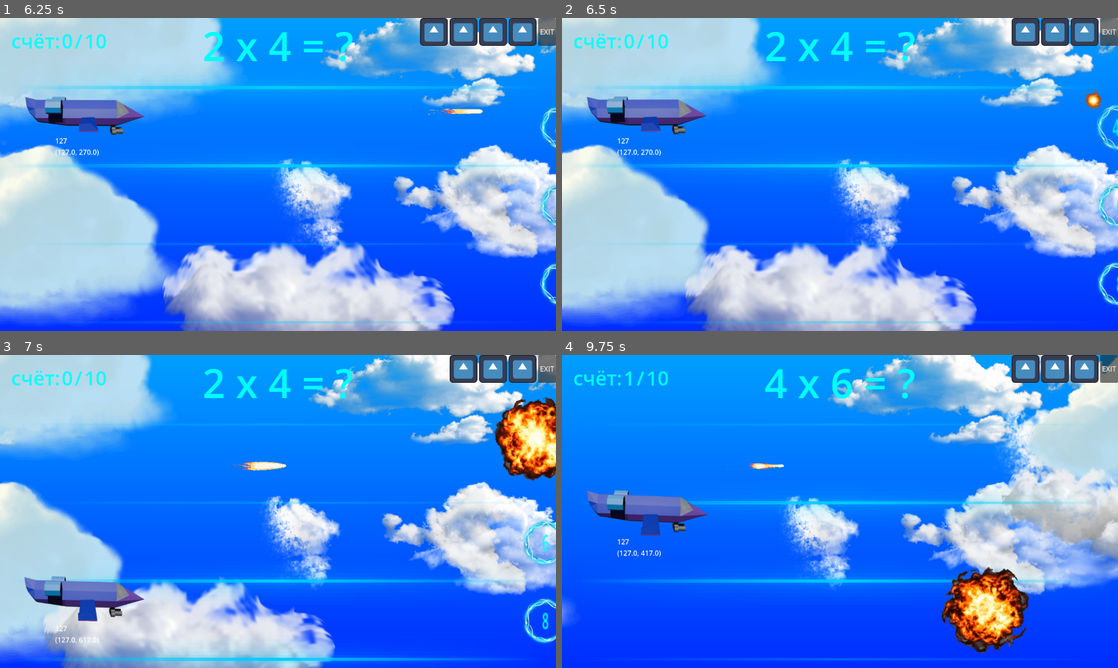
Above: before the commit, frames 1-4 (two rows, left to right).
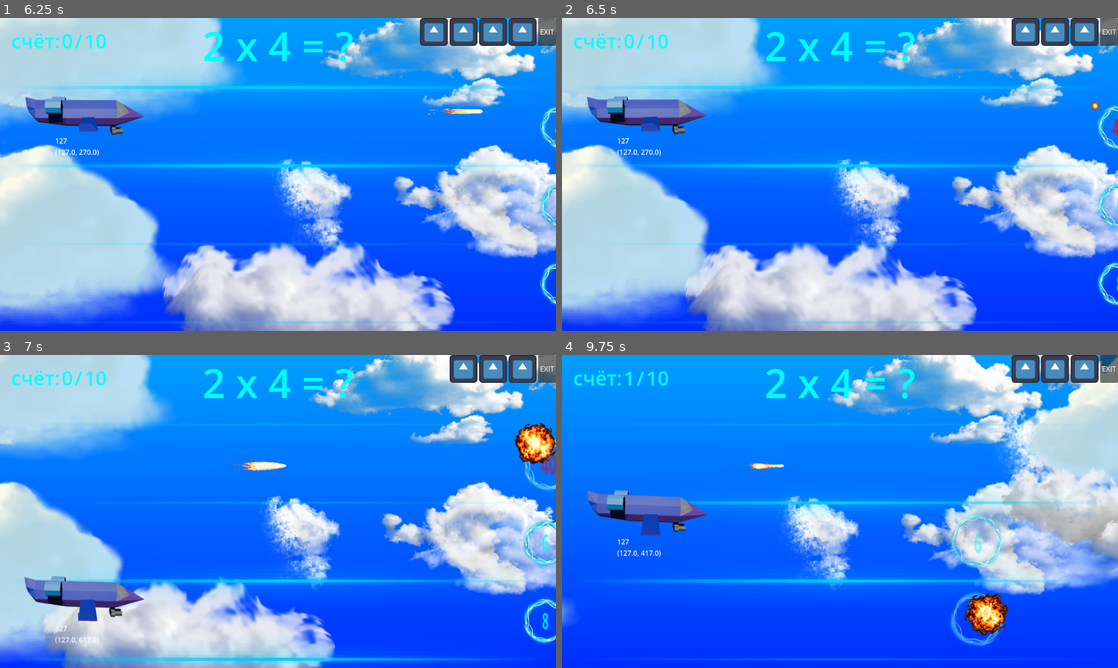
Above: after the commit, the same moments.

Repository: GGamezebo/quizmatik
Game: Godot game, scene res://main.tscn
Two runs of this game, one before a commit and one after it. Both use one fixed random seed, a clock stepped at 60 frames per second and the inputs below. The engine's default icon, where the game draws it, is replaced by a stand-in: a white triangle on a blue panel in a dark square.
Inputs:
- Up to frame 1 (6.25 s): click "Старт" at 0.5 s; click "Level 1" at 1.25 s; tap Enter at 2 s; hold Right (ui_right) 2.03-2.78 s; tap Space (shoot) at 2.1, 3.6, 5.1 s; hold Down (ui_down) 2.78-3.53 s; tap Tab at 2.85, 4.35, 5.85 s; hold Right (ui_right) 3.53-4.28 s; hold Up (ui_up) 4.28-5.03 s; hold Left (ui_left) from 5.03 s (still down)
- Up to frame 2 (6.5 s): keep holding Left (ui_left)
- Up to frame 3 (7 s): release Left (ui_left) at 6.53 s; hold Down (ui_down) from 6.53 s (still down); tap Space (shoot) at 6.6 s
- Up to frame 4 (9.75 s): release Down (ui_down) at 7.28 s; hold Right (ui_right) 7.28-8.03 s; tap Tab at 7.35, 8.85 s; hold Up (ui_up) 8.03-8.78 s; tap Space (shoot) at 8.1, 9.6 s; hold Right (ui_right) 8.78-9.53 s; hold Down (ui_down) from 9.53 s (still down)

Frame 1 is identical in both runs. In frame 2, 0.3% of the frame differs, in the area x 94-100%, y 23-42%; in frame 3, 2.4%; in frame 4, 3.9%, in the area x 36-85%, y 4-96%.

Commit message:
colors for right/wrong answer

Diff:
--- a/src/contexts/game_context/game_logic/game_manager/game_states/game_state.gd
+++ b/src/contexts/game_context/game_logic/game_manager/game_states/game_state.gd
@@ -60,20 +60,24 @@
 
 func _on_event_manager_ev_explosion(answer: Answer, _hit_point: Vector2) -> void:
 	if answer.value == question.correct_answer:
+		answer.right()
 		_process_correct_answer()
 	else:
 		var index: int = options.find(answer)
 		if index != -1:
 			options.remove_at(index)
 			_get_damage()
+		answer.fail()
 		answer.take_damage()
 
 func _on_air_plane_colladed(_air_plane: AirPlane, answer: Answer) -> void:
 	if answer.value == question.correct_answer:
+		answer.right()
 		_process_correct_answer()
 	else:
 		var index:int = options.find(answer)
 		if index != -1:
+			answer.fail()
 			_get_damage()
 			_kill_all_answers()
 
--- a/src/features/answer/answer.gd
+++ b/src/features/answer/answer.gd
@@ -4,10 +4,16 @@
 
 signal ev_killed(answer:Answer)
 
+@export var label: Label
+@export var animation_time: float = 1.0
+@export var dead_animation_scale: float = 1.5
+@export_color_no_alpha var right_color: Color = Color.GREEN
+@export_color_no_alpha var wrong_color: Color = Color.RED
+
 var value: int = 0:
 	set(new_value):
 		value = new_value
-		$Label.text = str(value)
+		label.text = str(value)
 
 var speed = 50
 var _acceleration = GameConfig.PLAYER_ACCELERATION_DEFAULT
@@ -16,7 +22,6 @@
 func _process(delta):
 	position.x -= speed * _acceleration * delta
 
-	# Удаляем, если вылетел за экран
 	if position.x < -100:
 		queue_free()
 
@@ -41,14 +46,20 @@
 	var tween = create_tween().set_parallel(true)
 
 	# Плавное исчезновение
-	tween.tween_property(self, "modulate:a", 0.0, 0.5)
+	tween.tween_property(self, "modulate:a", 0.0, animation_time)
 	# Небольшое увеличение
-	tween.tween_property(self, "scale", scale * 1.5, 0.5)
+	tween.tween_property(self, "scale", scale * dead_animation_scale, animation_time)
 	# Сдвиг вверх
-	tween.tween_property(self, "position:y", position.y, 0.5)
+	tween.tween_property(self, "position:y", position.y, animation_time)
 
    	# Удаляем объект после завершения анимации
 	tween.chain().tween_callback(queue_free)
 
 func _exit_tree() -> void:
 	ev_killed.emit(self)
+
+func right() -> void:
+	label.label_settings.font_color = right_color
+
+func fail() -> void:
+	label.label_settings.font_color = wrong_color
--- a/src/features/answer/answer.tscn
+++ b/src/features/answer/answer.tscn
@@ -4,15 +4,18 @@
 [ext_resource type="Texture2D" uid="uid://bi4oup4a3y23t" path="res://src/features/answer/blue_ring_140.png" id="2_0rjkt"]
 
 [sub_resource type="LabelSettings" id="LabelSettings_uxhp0"]
+resource_local_to_scene = true
 font_color = Color(0, 6.4662685, 6.9061527, 1)
 
 [sub_resource type="CircleShape2D" id="CircleShape2D_pm5v5"]
 radius = 64.0
 
-[node name="Answer" type="Area2D" unique_id=1255482807 groups=["answers"]]
+[node name="Answer" type="Area2D" unique_id=1255482807 node_paths=PackedStringArray("label") groups=["answers"]]
 collision_layer = 4
 collision_mask = 0
 script = ExtResource("1_uxhp0")
+label = NodePath("Label")
+animation_time = 1.5
 
 [node name="Label" type="Label" parent="." unique_id=695334285]
 offset_left = -32.0
@@ -32,5 +35,3 @@
 
 [node name="CollisionShape2D" type="CollisionShape2D" parent="." unique_id=1937359867]
 shape = SubResource("CircleShape2D_pm5v5")
-
-[connection signal="area_entered" from="." to="." method="_on_area_entered"]
--- a/src/features/explosion/explosion.tscn
+++ b/src/features/explosion/explosion.tscn
@@ -138,6 +138,7 @@
 }]
 
 [node name="AnimatedSprite2D" type="AnimatedSprite2D" unique_id=197881885]
+scale = Vector2(0.5, 0.5)
 sprite_frames = SubResource("SpriteFrames_4k2k6")
 autoplay = "default"
 frame = 17
